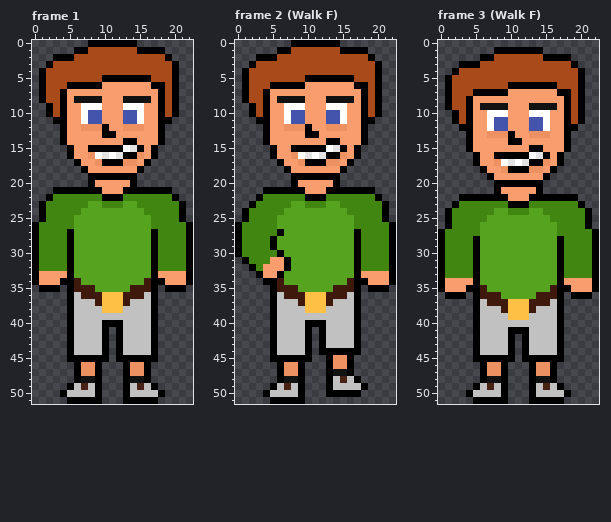
Pixel-art file, stored at WIP/Doofus3.aseprite. The picture above is the old version.
23x52 pixels, 7 frames. Colours within 5 levels of each other are drawn and written as one. Shown: frame 1, frame 2 (Walk F), frame 3 (Walk F). The commit also changed other frames, which this record leaves out.
Now the later version:
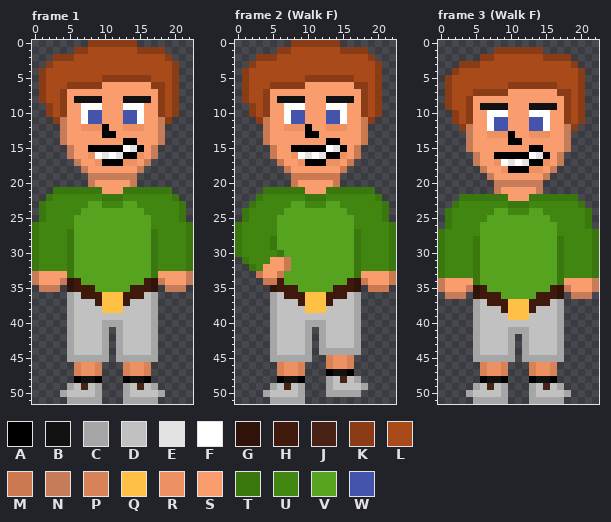
Palette (. is transparent): A #000000  B #121212  C #a6a6a6  D #c1c1c1  E #e3e3e3  F #ffffff  G #311409  H #3e190c  J #482215  K #893c15  L #a94a1b  M #cb7950  N #c67c58  P #d88257  Q #ffc145  R #ed9163  S #f99d6f  T #3a780f  U #418611  V #55a31f  W #4453ac
The exact change:
Changed rows in their new state; - is an unchanged pixel.
Frame 1:
first column x 0:
 0 --------KKKKKKK--------
 1 ------KK-------KKKK----
 2 ---KKK-------------K---
 3 --K-----------------K--
 4 -K------------------K--
 5 -K--------KKKKKKK---K--
 6 -K---KKKKK-------KK-K--
 7 -K--K-------------K-K--
 8 -K--K-------------K-K--
 9 --K-K-------------K-K--
10 --K-K-------------K-K--
11 ---KN-------------NK---
12 ----N-------------N----
13 ----N-------------N----
14 ----N-------------N----
15 -----N-----------N-----
16 -----N-----------N-----
17 ------N---------N------
18 -------N-------N-------
19 --------NNNNNNN--------
20 --------N-----N--------
21 ---TTTTTTT---TTTTTTT---
22 --T-------TTT-------T--
23 -T-------------------T-
24 -T-------------------T-
25 -T-------------------T-
26 T---------------------T
27 T----T-----------T----T
28 T----T-----------T----T
29 T----T-----------T----T
30 T----T-----------T----T
31 T----T-----------T----T
32 T----T-----------T----T
33 N----T-----------T----N
34 N---NG-----------GN---N
35 -NNN-G-----------G-NNN-
36 -----C-----------C-----
37 -----C-----------C-----
38 -----C-----------C-----
39 -----C-----------C-----
40 -----C----CCC----C-----
41 -----C----C-C----C-----
42 -----C----C-C----C-----
43 -----C----C-C----C-----
44 -----C----C-C----C-----
45 -----CCCCCC-CCCCCC-----
46 ------P--P---P--P------
47 ------P--P---P--P------
49 -----C---C---C---C-----
50 ----C----C---C----C----
51 -----CCCCC---CCCCC-----
Frame 2 (Walk F):
first column x 0:
 0 --------KKKKKKK--------
 1 ------KK-------KKKK----
 2 ---KKK-------------K---
 3 --K-----------------K--
 4 -K------------------K--
 5 -K--------KKKKKKK---K--
 6 -K---KKKKK-------KK-K--
 7 -K--K-------------K-K--
 8 -K--K-------------K-K--
 9 --K-K-------------K-K--
10 --K-K-------------K-K--
11 ---KM-------------MK---
12 ----M-------------M----
13 ----M-------------M----
14 ----M-------------M----
15 -----M-----------M-----
16 -----M-----------M-----
17 ------M---------M------
18 -------M-------M-------
19 --------MMMMMMM--------
20 --------M-----M--------
21 ----TTTTTT---TTTTTTT---
22 ---T------TTT-------T--
23 --T------------------T-
24 -T-------------------T-
25 -T-------------------T-
26 T---------------------T
27 T-----V----------T----T
28 T----T-----------T----T
29 T----T-----------T----T
30 T-----T----------T----T
31 -T-----M---------T----T
32 --T----M---------T----T
33 ---M--M----------T----M
34 ----MM-----------GM---M
35 -----G-----------G-MMM-
36 -----C-----------C-----
37 -----C-----------C-----
38 -----C-----------C-----
39 -----C-----------C-----
40 -----C----CCC----C-----
41 -----C----C-C----C-----
42 -----C----C-C----C-----
43 -----C----C-C----C-----
44 -----C----C-CCCCCC-----
45 -----CCCCCC--P--P------
46 ------P--P---P--P------
47 ------P--P-------------
48 -------------C---C-----
49 -----C---C---C----C----
50 ----C----C---CCCCC-----
51 -----CCCCC-------------
Frame 3 (Walk F):
first column x 0:
 1 --------KKKKKKK--------
 2 ------KK-------KKKK----
 3 ---KKK-------------K---
 4 --K-----------------K--
 5 -K------------------K--
 6 -K--------KKKKKKK---K--
 7 -K---KKKKK-------KK-K--
 8 -K--K-------------K-K--
 9 -K--K-------------K-K--
10 --K-K-------------K-K--
11 --K-K-------------K-K--
12 ---KN-------------NK---
13 ----N-------------N----
14 ----N-------------N----
15 ----N-------------N----
16 -----N-----------N-----
17 -----N-----------N-----
18 ------N---------N------
19 -------N-------N-------
20 --------NNNNNNN--------
21 --------N-----N--------
22 ---TTTTTTT---TTTTTTT---
23 --T-------TTT-------T--
24 -T-------------------T-
25 -T-------------------T-
26 -T-------------------T-
27 T---------------------T
28 T----T-----------T----T
29 T----T-----------T----T
30 T----T-----------T----T
31 T----T-----------T----T
32 T----T-----------T----T
33 T----T-----------T----T
34 N----T-----------T----N
35 N---NG-----------GN---N
36 -NNN-G-----------G-NNN-
37 -----C-----------C-----
38 -----C-----------C-----
39 -----C-----------C-----
40 -----C-----------C-----
41 -----C----CCC----C-----
42 -----C----C-C----C-----
43 -----C----C-C----C-----
44 -----C----C-C----C-----
45 -----CCCCCC-CCCCCC-----
46 ------P--P---P--P------
47 ------P--P---P--P------
49 -----C---C---C---C-----
50 ----C----C---C----C----
51 -----CCCCC---CCCCC-----
Pixel boxes of the changes (left, top, right, bottom) in both pictures:
changed: (32, 40, 193, 404)
changed: (235, 40, 396, 404)
changed: (438, 47, 599, 404)
